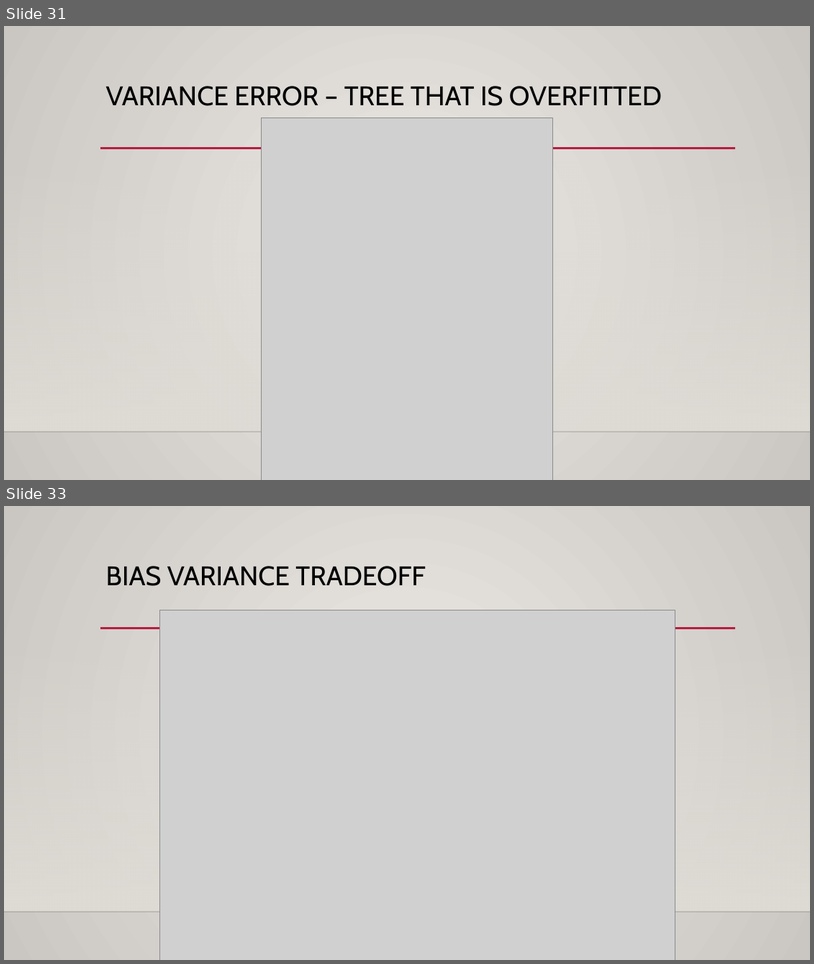
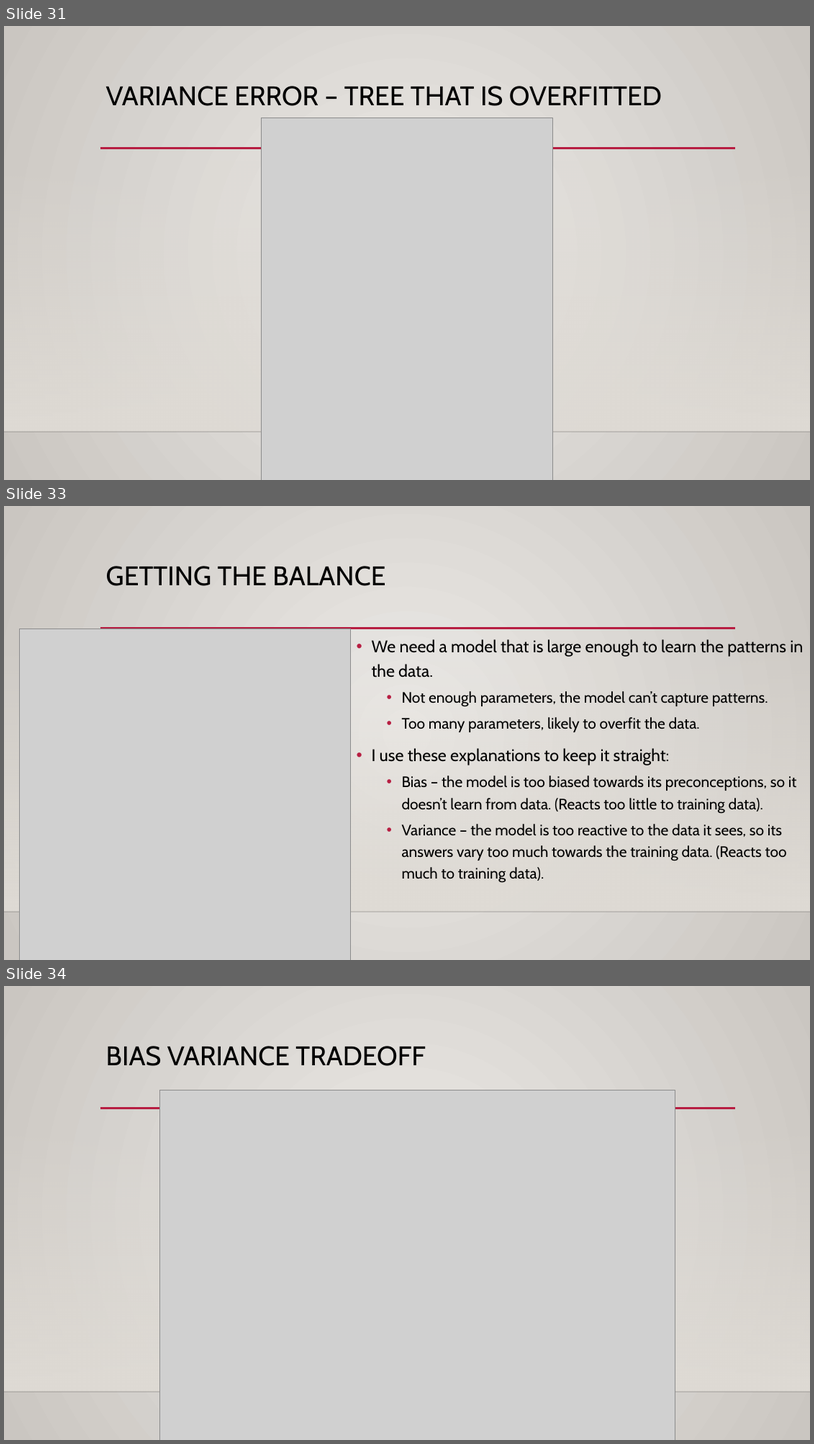
Before and after one commit to glennybarnes/Intro_to_Machine_Learning_Students, a slide deck: reference_content/Slides/007_Basis_and_Regularization.pptx. Shown one above the other, each under a label of ours: slides 31 and 33 before the commit, slides 31, 33 and 34 after it; the slides between them are not shown. The pictures are 814x964 and 814x1444 pixels, drawn with LibreOffice and Linux fonts; fonts in the diff are those of the drawing; grey boxes stand for pictures; background and template pictures are left out. Boxes give left, top, right and bottom in pixels: in the first picture for what was removed or moved away, otherwise in the second. Text is boxed around its words. In the diff, an @@ line names an element or a change of style, - is before the commit and + after.

```diff
--- a/reference_content/Slides/007_Basis_and_Regularization.pptx
+++ b/reference_content/Slides/007_Basis_and_Regularization.pptx
@@ slide 33 added at (4, 506, 810, 960), background gradient #ECEAE7 to #CAC7C1; not listed: 3 template elements that a slide beside it also shows @@
@@ title added at (106, 566, 386, 586), 32 pt, text #000000 @@
+GETTING THE BALANCE
@@ picture added at (19, 629, 350, 960) @@
@@ text added at (372, 639, 803, 883), 18 pt, text #000000 @@
+• We need a model that is large enough to learn the patterns in the data.
+  • Not enough parameters, the model can’t capture patterns.
+  • Too many parameters, likely to overfit the data.
+• I use these explanations to keep it straight:
+  • Bias – the model is too biased towards its preconceptions, so it doesn’t learn from data. (Reacts too little to training data).
+  • Variance – the model is too reactive to the data it sees, so its answers vary too much towards the training data. (Reacts too much to training data).
@@ what was slide 33 is now slide 34 @@
```
Also in this commit, not shown: 11 slides changed, 1 other file.
